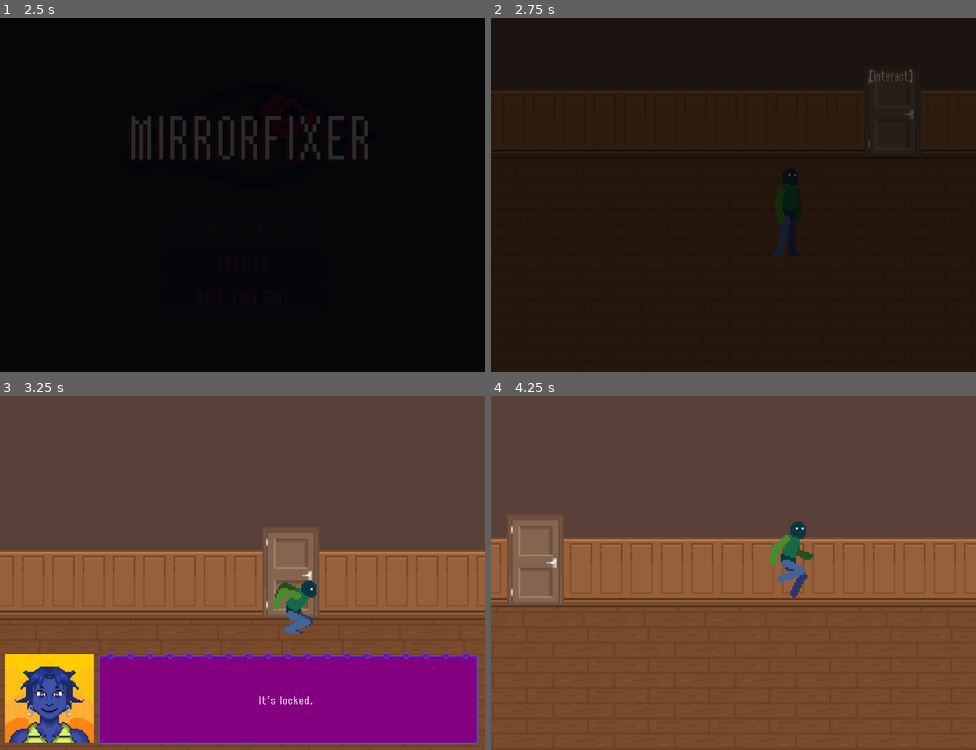
Above: before the commit, frames 1-4 (two rows, left to right).
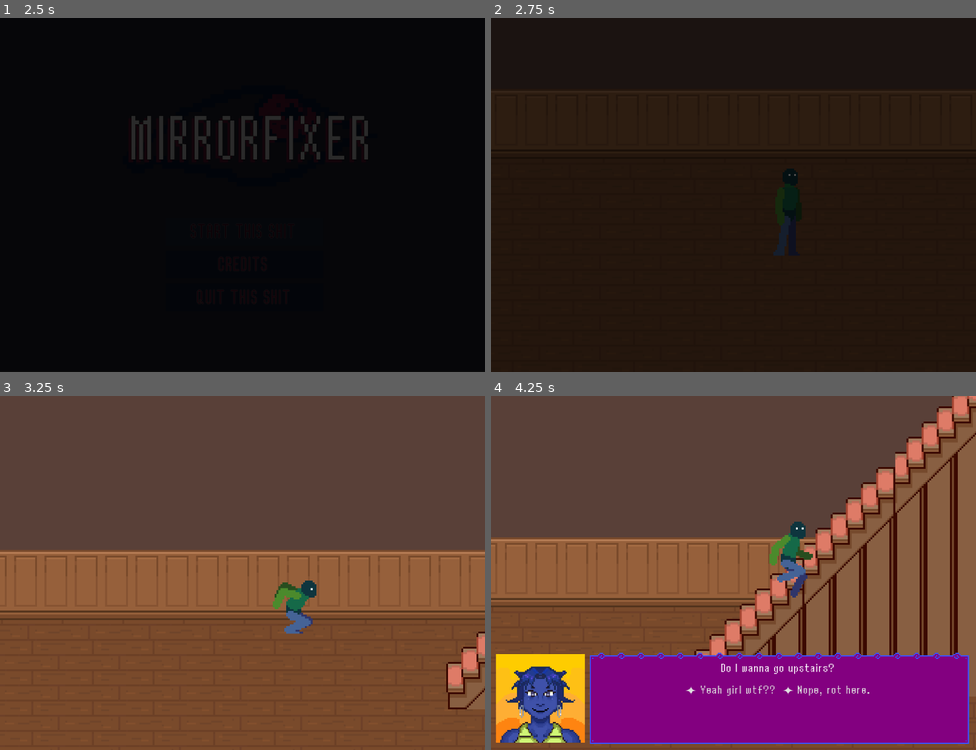
Above: after the commit, the same moments.

Repository: nisaturk/mirrorfixer-prototype
Game: Godot game, scene res://scenes/main_menu.tscn
Same seed, same stepped clock (60 frames per second), same inputs: the game is played once before the commit and once after it.
Inputs:
- Up to frame 1 (2.5 s): click "CREDITS" at 0.5 s; click "GO BACK TO THE SHIT" at 1.25 s; click "START THIS SHIT" at 2 s
- Up to frame 2 (2.75 s): no input
- Up to frame 3 (3.25 s): hold Right (move_right) from 2.78 s (still down); hold E (interact) from 2.78 s (still down); tap Up (jump) at 3.02 s
- Up to frame 4 (4.25 s): keep holding Right (move_right); release E (interact) at 3.53 s; tap E (interact) at 3.6 s; tap Up (jump) at 3.77 s

Frame 1 is identical in both runs. In frame 2, 0.1% of the frame differs, in the area x 77-88%, y 14-37%; in frame 3, 27%; in frame 4, 40%, in the area x 0-100%, y 0-99%.

Commit message:
spawn points added

Diff:
--- a/scenes/basement.tscn
+++ b/scenes/basement.tscn
@@ -4172,9 +4172,12 @@
 
 [node name="Player" parent="." instance=ExtResource("11_6lwow")]
 process_mode = 3
-position = Vector2(-374, 54)
+position = Vector2(206, 54)
 
 [node name="Camera2D" type="Camera2D" parent="Player"]
 position = Vector2(-30, -54)
 offset = Vector2(0, 22)
 zoom = Vector2(1.5, 1.5)
+
+[node name="StairsSpawn" type="Marker2D" parent="."]
+position = Vector2(313, 21)
--- a/scenes/flat.tscn
+++ b/scenes/flat.tscn
@@ -4418,3 +4418,6 @@
 [node name="Ninh" parent="." instance=ExtResource("12_ehww1")]
 position = Vector2(-404, 6.9999995)
 scale = Vector2(0.7, 0.7)
+
+[node name="FlatSpawn" type="Marker2D" parent="."]
+position = Vector2(160, 38)
--- a/scenes/floor.tscn
+++ b/scenes/floor.tscn
@@ -3988,3 +3988,11 @@
 position = Vector2(-30, -54)
 offset = Vector2(0, 22)
 zoom = Vector2(1.5, 1.5)
+
+[node name="SpawnPoints" type="Node" parent="."]
+
+[node name="ElevatorSpawn" type="Marker2D" parent="SpawnPoints"]
+position = Vector2(-376, 39)
+
+[node name="FlatSpawn" type="Marker2D" parent="SpawnPoints"]
+position = Vector2(160, 40)
--- a/scenes/lobby.tscn
+++ b/scenes/lobby.tscn
@@ -3546,6 +3546,14 @@
 tile_map_data = PackedByteArray("AADz/wEAAAADAAcAAADz/wIAAAADAAgAAAA=")
 tile_set = SubResource("TileSet_rysoc")
 
+[node name="SpawnPoints" type="Node" parent="."]
+
+[node name="ElevatorSpawn" type="Marker2D" parent="SpawnPoints"]
+position = Vector2(-379, 35)
+
+[node name="LobbyStairs" type="Marker2D" parent="SpawnPoints"]
+position = Vector2(346, 29)
+
 [node name="MissManager" parent="." instance=ExtResource("7_iulku")]
 visible = false
 position = Vector2(-118, 16)
@@ -3579,7 +3587,7 @@
 dialogue_id = "sofa"
 
 [node name="IAstairs" parent="IAAreas" instance=ExtResource("9_0jb4q")]
-position = Vector2(345, 30)
+position = Vector2(372, 37)
 dialogue_id = "lobbystairs"
 
 [node name="IOshard" parent="IAAreas" instance=ExtResource("9_0jb4q")]
@@ -3602,7 +3610,7 @@
 
 [node name="Player" parent="." instance=ExtResource("13_h1rib")]
 process_mode = 3
-position = Vector2(238, 53)
+position = Vector2(120, 52)
 
 [node name="Camera2D" type="Camera2D" parent="Player"]
 position = Vector2(-30, -54)
--- a/scenes/player.tscn
+++ b/scenes/player.tscn
@@ -270,7 +270,7 @@
 [node name="AnimatedSprite2D" type="AnimatedSprite2D" parent="."]
 position = Vector2(0, -32)
 sprite_frames = SubResource("SpriteFrames_f1ej7")
-animation = &"walk"
+animation = &"idle"
 autoplay = "idle"
 
 [node name="InteractionHint" type="Label" parent="."]
--- a/scripts/action_manager.gd
+++ b/scripts/action_manager.gd
@@ -49,19 +49,26 @@
 
 func _action_go_to_floor_2(_caller_node):
 	DialogueData.just_used_elevator = true
-	SceneManager.change_scene("FLOOR_2")
+	SceneManager.change_scene("FLOOR_2", "ElevatorSpawn")
 
 func _action_go_to_floor_1(_caller_node):
 	DialogueData.just_used_elevator = true
-	SceneManager.change_scene("LOBBY")
+	SceneManager.change_scene("LOBBY", "ElevatorSpawn")
 
 func _action_go_to_flat_1(_caller_node):
 	DialogueData.just_used_elevator = true
-	SceneManager.change_scene("FLAT_1")
+	SceneManager.change_scene("FLAT_1", "FlatSpawn")
 
 func _action_go_out(_caller_node):
 	DialogueData.just_used_elevator = true
-	SceneManager.change_scene("FLOOR_2")
+	SceneManager.change_scene("FLOOR_2", "FlatSpawn")
+
+func _action_go_upstairs(_caller_node):
+	print("go upstairs action was called?")
+	SceneManager.change_scene("LOBBY", "LobbyStairs")
+
+func _action_go_downstairs(_caller_node):
+	SceneManager.change_scene("BASEMENT", "StairsSpawn")
 
 # run when player emits signal interacted
 func _on_Player_interacted(interactable_node):
@@ -70,9 +77,3 @@
 
 	if not object_id.is_empty():
 		DialogueUI.start_dialogue(object_id, caller)
-
-func _action_go_upstairs(_caller_node):
-	SceneManager.change_scene("LOBBY")
-
-func _action_go_downstairs(_caller_node):
-	SceneManager.change_scene("BASEMENT")
--- a/scripts/global_state.gd
+++ b/scripts/global_state.gd
@@ -1,3 +1,4 @@
 extends Node
 
 var spoke_to_miss_manager: bool = false
+var next_spawn_point: String = ""
--- a/scripts/player.gd
+++ b/scripts/player.gd
@@ -40,6 +40,15 @@
 
 func _ready():
 	ActionManager.register_player(self)
+	#await get_tree().process_frame
+
+	if GlobalState.next_spawn_point != "":
+		var spawn_node = get_owner().find_child(GlobalState.next_spawn_point, true, false)
+		if spawn_node:
+			self.global_position = spawn_node.global_position
+		else:
+			print("couldnt find spawn point", GlobalState.next_spawn_point, "'")
+		GlobalState.next_spawn_point = ""
 
 	$InteractionDetector.area_entered.connect(_on_detector_area_entered)
 	$InteractionDetector.area_exited.connect(_on_detector_area_exited)
--- a/scripts/scene_manager.gd
+++ b/scripts/scene_manager.gd
@@ -18,15 +18,17 @@
 	animation_player.play("fade_from_black")
 	await animation_player.animation_finished
 
-func change_scene(scene_key: String):
+func change_scene(scene_key: String, spawn_point: String = ""):
 	if not SCENES.has(scene_key):
 		print("scene key not found: ", scene_key)
 		return
 
+	GlobalState.next_spawn_point = spawn_point # set the spawn point
+
 	var scene_path = SCENES[scene_key]
 	await fade_in()
+
 	var error = get_tree().change_scene_to_file(scene_path)
-
 	if error != OK:
 		print("could not change scene to: ", scene_path)
 	await fade_out()
